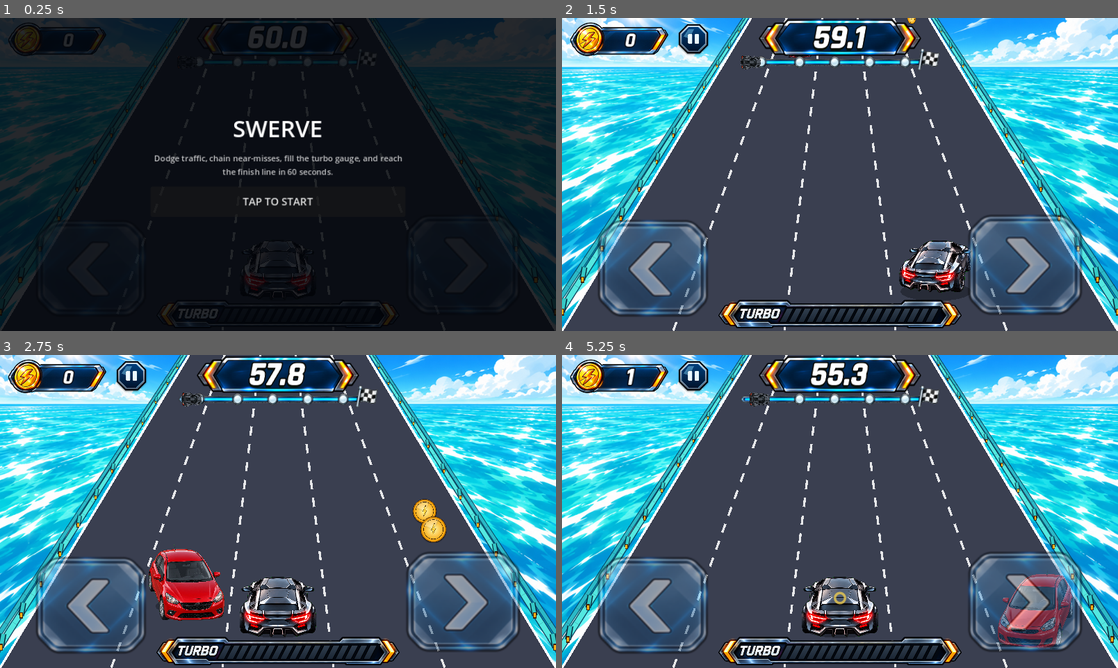
Above: before the commit, frames 1-4 (two rows, left to right).
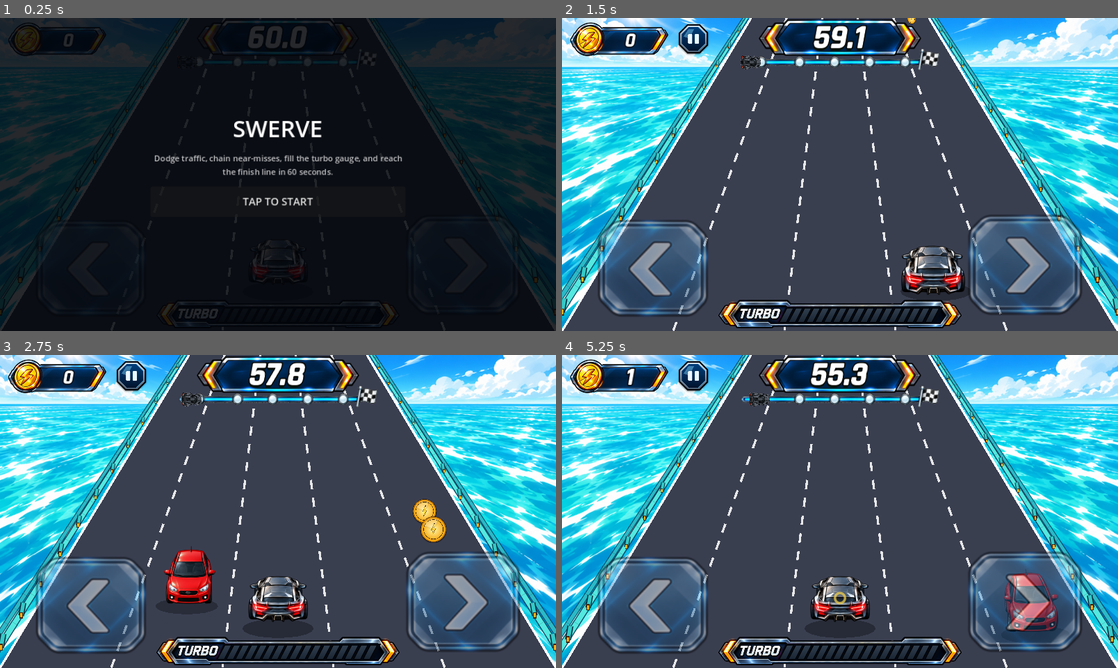
Above: after the commit, the same moments.

Repository: kjs8806/swerve
Game: Godot game, scene res://scenes/Main.tscn
Two runs of this game, one before a commit and one after it. Both use one fixed random seed, a clock stepped at 60 frames per second and the inputs below.
Inputs:
- Up to frame 1 (0.25 s): no input
- Up to frame 2 (1.5 s): click "TAP TO START" at 0.5 s; tap Enter at 1.25, 1.35 s; hold Right from 1.28 s (still down)
- Up to frame 3 (2.75 s): tap Space at 1.52, 2.27 s; release Right at 2.03 s; hold Left from 2.03 s (still down); tap Enter at 2.1 s
- Up to frame 4 (5.25 s): release Left at 2.78 s; hold Right 2.78-4.28 s; tap Enter every 0.75 s from 2.85 to 5.1 s; tap Space at 3.77, 4.52 s; hold Left from 4.28 s (still down)

The runs differ from the first frame. In frame 1, 0.4% of the frame differs, in the area x 43-57%, y 71-90%; in frame 2, 1.6%; in frame 3, 4.1%, in the area x 26-57%, y 60-91%; in frame 4, 3.7%.

Commit message:
Revert vehicle sprites to subtle-angle atlas

Diff:
--- a/godot/scripts/Race.gd
+++ b/godot/scripts/Race.gd
@@ -78,24 +78,13 @@
 
 const TEX_BACKGROUND := preload("res://assets/environment/ocean-sky.png")
 const TEX_GUARDRAILS := preload("res://assets/environment/guardrails.png")
-const HD_VEHICLE_SCALE := 0.138
+const HD_VEHICLE_SCALE := 0.45
 const VEHICLE_ANGLE_FRAME_COUNT := 5
-const TEX_PLAYER_ANGLES := [
-	preload("res://assets/vehicles/angles/player-gray-m12.png"),
-	preload("res://assets/vehicles/angles/player-gray-m08.png"),
-	preload("res://assets/vehicles/angles/player-gray-000.png"),
-	preload("res://assets/vehicles/angles/player-gray-p08.png"),
-	preload("res://assets/vehicles/angles/player-gray-p12.png"),
-]
-# Individual native-resolution textures avoid enlarging small atlas cells.
-const TRAFFIC_ANGLE_SETS := [
-	[
-		preload("res://assets/vehicles/angles/traffic-red-m12.png"),
-		preload("res://assets/vehicles/angles/traffic-red-m08.png"),
-		preload("res://assets/vehicles/angles/traffic-red-000.png"),
-		preload("res://assets/vehicles/angles/traffic-red-p08.png"),
-		preload("res://assets/vehicles/angles/traffic-red-p12.png"),
-	],
+const TEX_PLAYER_ANGLE_SHEET := preload("res://assets/vehicles/player-gray-angle-sheet.png")
+# Prototype: use one approved red traffic identity across every spawn until
+# the multi-color angle sheets are approved.
+const TRAFFIC_ANGLE_SHEETS := [
+	preload("res://assets/vehicles/traffic-red-angle-sheet.png"),
 ]
 const TEX_COIN := preload("res://assets/collectibles/coin.png")
 # coin.png is a large-source HD circle (not sized 1:1 for the road), so its
@@ -526,7 +515,7 @@
 			"lane": free_lanes[i], "p": 0.0, "resolved": false,
 			"dodged": false, "was_near": false,
 			"kind": "hazard" if is_hazard else "traffic",
-			"variant": randi() % (HAZARD_TEXTURES.size() if is_hazard else TRAFFIC_ANGLE_SETS.size()),
+			"variant": randi() % (HAZARD_TEXTURES.size() if is_hazard else TRAFFIC_ANGLE_SHEETS.size()),
 		})
 
 
@@ -821,7 +810,7 @@
 	draw_items.append({"p": 1.001, "cb": func():
 		if turbo_now:
 			_draw_flame_trail(Vector2(px, py), p_scale, t_now, player_rotation)
-		_draw_angle_texture_on_road(TEX_PLAYER_ANGLES[_angle_frame_for_lane(player_lane_visual)], Vector2(px, py), p_scale * HD_VEHICLE_SCALE, 1.0, 0.34)
+		_draw_angle_sprite_on_road(TEX_PLAYER_ANGLE_SHEET, _angle_frame_for_lane(player_lane_visual), Vector2(px, py), p_scale * HD_VEHICLE_SCALE, 1.0, 0.34)
 	})
 
 	draw_items.sort_custom(func(a, b): return a["p"] < b["p"])
@@ -946,12 +935,15 @@
 	return clampi(int(round(lane_index)), 0, VEHICLE_ANGLE_FRAME_COUNT - 1)
 
 
-func _draw_angle_texture_on_road(texture: Texture2D, pos: Vector2, scale: float, p: float, shadow_strength: float = 0.0, vertical_scale: float = 1.0) -> void:
-	var rendered_size: Vector2 = texture.get_size() * scale
+func _draw_angle_sprite_on_road(sheet: Texture2D, frame_index: int, pos: Vector2, scale: float, p: float, shadow_strength: float = 0.0, vertical_scale: float = 1.0) -> void:
+	var frame_width: float = sheet.get_width() / float(VEHICLE_ANGLE_FRAME_COUNT)
+	var frame_size := Vector2(frame_width, float(sheet.get_height()))
+	var rendered_size: Vector2 = frame_size * scale
 	rendered_size.y *= vertical_scale
 	if shadow_strength > 0.0:
 		_draw_road_shadow(pos, rendered_size, p, shadow_strength)
-	draw_texture_rect(texture, Rect2(pos - rendered_size * 0.5, rendered_size), false, _depth_tint(p))
+	var source := Rect2(Vector2(frame_width * frame_index, 0.0), frame_size)
+	draw_texture_rect_region(sheet, Rect2(pos - rendered_size * 0.5, rendered_size), source, _depth_tint(p))
 
 
 func _draw_sprite_centered(texture: Texture2D, pos: Vector2, scale: float) -> void:
@@ -973,8 +965,7 @@
 		_draw_sprite_on_road(HAZARD_TEXTURES[variant], pos, visual_scale * HD_HAZARD_SCALE, p, rotation, shadow, flatness)
 	else:
 		var car_flatness: float = lerpf(0.88, 1.0, depth)
-		var angle_set: Array = TRAFFIC_ANGLE_SETS[obstacle["variant"]]
-		_draw_angle_texture_on_road(angle_set[_angle_frame_for_lane(lane)], pos, visual_scale * HD_VEHICLE_SCALE, p, 0.32, car_flatness)
+		_draw_angle_sprite_on_road(TRAFFIC_ANGLE_SHEETS[obstacle["variant"]], _angle_frame_for_lane(lane), pos, visual_scale * HD_VEHICLE_SCALE, p, 0.32, car_flatness)
 
 
 func _draw_sky(w: float, hy: float) -> void:
